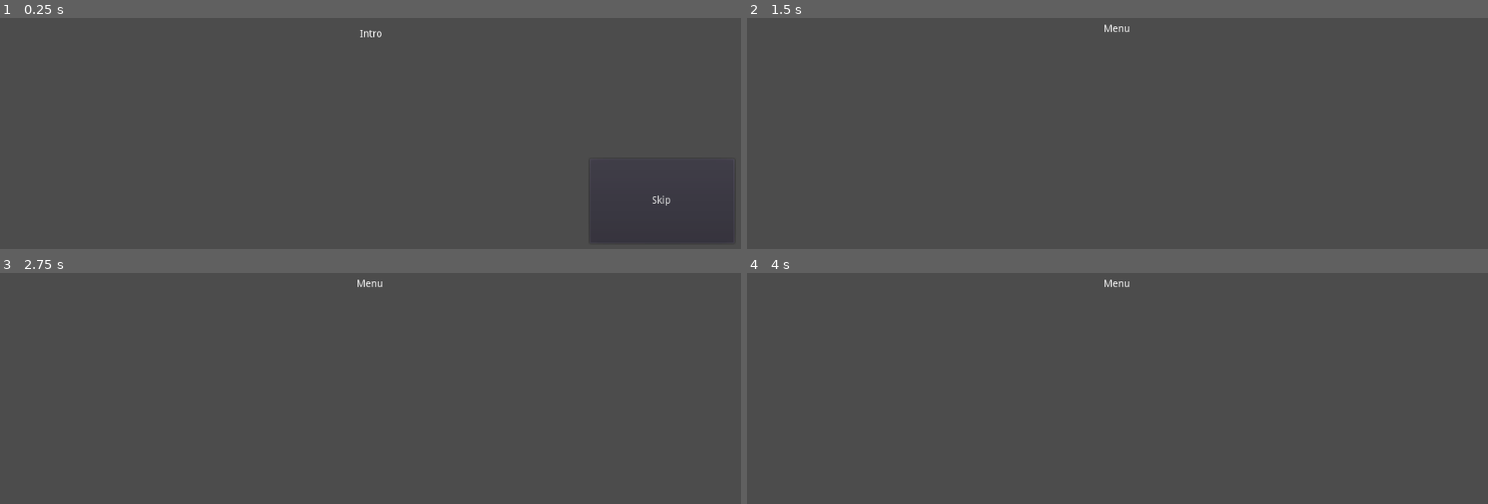
Above: before the commit, frames 1-4 (two rows, left to right).
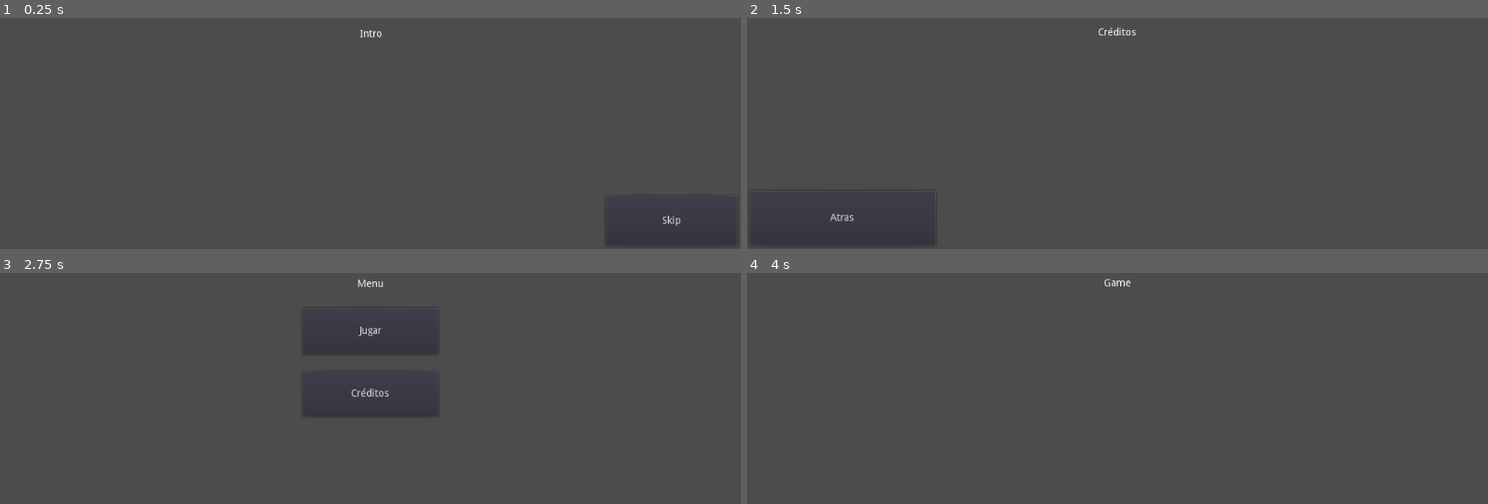
Above: after the commit, the same moments.

Repository: Gonzaa392/ProgramacionParcialN2
Game: Godot game, scene res://Intro.tscn
The game is run twice, just before and just after one commit, with the same random seed, the same clock (stepped at 60 frames per second) and the same inputs.
Inputs (mouse positions are in pixels of both pictures, inside the frame that each line leads up to):
- Up to frame 1 (0.25 s): no input
- Up to frame 2 (1.5 s): click "Skip" at 0.5 s; click (1117, 138) at 1.25 s, where only the run after the commit has a clickable "Créditos"
- Up to frame 3 (2.75 s): click (96, 473) at 2 s, where only the run after the commit has a clickable "Atras"
- Up to frame 4 (4 s): click (1117, 330) at 2.75 s, where only the run after the commit has a clickable "Jugar"; tap Enter at 3.5 s

The runs differ from the first frame. In frame 1, 0.1% of the frame differs, in the area x 80-100%, y 76-98%; in frame 2, 0.3%, in the area x 1-53%, y 2-99%; in frame 3, 0.3%; in frame 4, less than 0.1%.

Commit message:
Version 0.2
Mas labels, botones y Scripts de Botones que me comen la cabeza

Diff:
--- /dev/null
+++ b/Parcial Programación - N°2/Atras.gd
@@ -0,0 +1,21 @@
+extends Button
+
+
+# Declare member variables here. Examples:
+# var a = 2
+# var b = "text"
+
+
+# Called when the node enters the scene tree for the first time.
+func _ready():
+	pass # Replace with function body.
+
+
+# Called every frame. 'delta' is the elapsed time since the previous frame.
+#func _process(delta):
+#	pass
+
+
+func _on_Button_pressed():
+	get_tree().change_scene("res://Menu.tscn")
+	pass # Replace with function body.
--- a/Parcial Programación - N°2/Button.gd
+++ b/Parcial Programación - N°2/Button.gd
@@ -8,8 +8,6 @@
 
 # Called when the node enters the scene tree for the first tim
 
-
-
 func _on_Button_pressed():
-	get_tree().change_scene("res://Menu.tscn")
-	pass # Replace with function body.
+	get_tree().change_scene()
+	pass
--- /dev/null
+++ b/Parcial Programación - N°2/Creditos.gd
@@ -0,0 +1,16 @@
+extends Button
+
+
+# Declare member variables here. Examples:
+# var a = 2
+# var b = "text"
+
+
+# Called when the node enters the scene tree for the first time.
+func _ready():
+	pass # Replace with function body.
+
+
+func _on_Creditos_pressed():
+	get_tree().change_scene("res://Creditos.tscn")
+	pass # Replace with function body.
--- /dev/null
+++ b/Parcial Programación - N°2/Creditos.tscn
@@ -0,0 +1,28 @@
+[gd_scene load_steps=2 format=2]
+
+[ext_resource path="res://Atras.gd" type="Script" id=1]
+
+[node name="Node2D" type="Node2D"]
+
+[node name="Label" type="Label" parent="."]
+margin_top = 120.642
+margin_right = 1024.0
+margin_bottom = 478.642
+text = "Créditos"
+align = 1
+valign = 1
+__meta__ = {
+"_edit_use_anchors_": false
+}
+
+[node name="Button" type="Button" parent="Label"]
+margin_left = 3.67214
+margin_top = 398.103
+margin_right = 260.672
+margin_bottom = 475.103
+text = "Atras"
+script = ExtResource( 1 )
+__meta__ = {
+"_edit_use_anchors_": false
+}
+[connection signal="pressed" from="Label/Button" to="Label/Button" method="_on_Button_pressed"]
--- /dev/null
+++ b/Parcial Programación - N°2/Game.tscn
@@ -0,0 +1,14 @@
+[gd_scene format=2]
+
+[node name="Node2D" type="Node2D"]
+
+[node name="Label" type="Label" parent="."]
+margin_top = 115.37
+margin_right = 1025.0
+margin_bottom = 474.37
+text = "Game"
+align = 1
+valign = 1
+__meta__ = {
+"_edit_use_anchors_": false
+}
--- a/Parcial Programación - N°2/Intro.tscn
+++ b/Parcial Programación - N°2/Intro.tscn
@@ -1,19 +1,22 @@
 [gd_scene load_steps=2 format=2]
 
-[ext_resource path="res://Button.gd" type="Script" id=1]
+[sub_resource type="GDScript" id=1]
+script/source = "extends Button
+
+
+# Declare member variables here. Examples:
+# var a = 2
+# var b = \"text\"
+
+
+# Called when the node enters the scene tree for the first tim
+
+func _on_Button_pressed():
+	get_tree().change_scene(\"res://Menu.tscn\")
+	pass
+"
 
 [node name="Node2D" type="Node2D"]
-
-[node name="Button" type="Button" parent="."]
-margin_left = 815.424
-margin_top = 474.956
-margin_right = 1015.42
-margin_bottom = 591.956
-text = "Skip"
-script = ExtResource( 1 )
-__meta__ = {
-"_edit_use_anchors_": false
-}
 
 [node name="Label" type="Label" parent="."]
 margin_top = 122.861
@@ -25,4 +28,15 @@
 __meta__ = {
 "_edit_use_anchors_": false
 }
+
+[node name="Button" type="Button" parent="."]
+margin_left = 836.776
+margin_top = 525.775
+margin_right = 1018.78
+margin_bottom = 595.775
+text = "Skip"
+script = SubResource( 1 )
+__meta__ = {
+"_edit_use_anchors_": false
+}
 [connection signal="pressed" from="Button" to="Button" method="_on_Button_pressed"]
--- a/Parcial Programación - N°2/Menu.tscn
+++ b/Parcial Programación - N°2/Menu.tscn
@@ -1,10 +1,29 @@
-[gd_scene format=2]
+[gd_scene load_steps=3 format=2]
+
+[ext_resource path="res://Creditos.gd" type="Script" id=1]
+
+[sub_resource type="GDScript" id=1]
+script/source = "extends Button
+
+
+# Declare member variables here. Examples:
+# var a = 2
+# var b = \"text\"
+
+
+# Called when the node enters the scene tree for the first tim
+
+func _on_Button_pressed():
+	get_tree().change_scene(\"res://Game.tscn\")
+	pass
+"
 
 [node name="Node2D" type="Node2D"]
 
 [node name="Label" type="Label" parent="."]
+margin_left = 1.25989
 margin_top = 115.966
-margin_right = 1022.0
+margin_right = 1023.26
 margin_bottom = 473.966
 text = "Menu"
 align = 1
@@ -12,3 +31,27 @@
 __meta__ = {
 "_edit_use_anchors_": false
 }
+
+[node name="Game" type="Button" parent="."]
+margin_left = 417.978
+margin_top = 328.0
+margin_right = 605.978
+margin_bottom = 393.0
+text = "Jugar"
+script = SubResource( 1 )
+__meta__ = {
+"_edit_use_anchors_": false
+}
+
+[node name="Creditos" type="Button" parent="."]
+margin_left = 418.0
+margin_top = 416.0
+margin_right = 606.0
+margin_bottom = 479.0
+text = "Créditos"
+script = ExtResource( 1 )
+__meta__ = {
+"_edit_use_anchors_": false
+}
+[connection signal="pressed" from="Game" to="Game" method="_on_Button_pressed"]
+[connection signal="pressed" from="Creditos" to="Creditos" method="_on_Creditos_pressed"]
